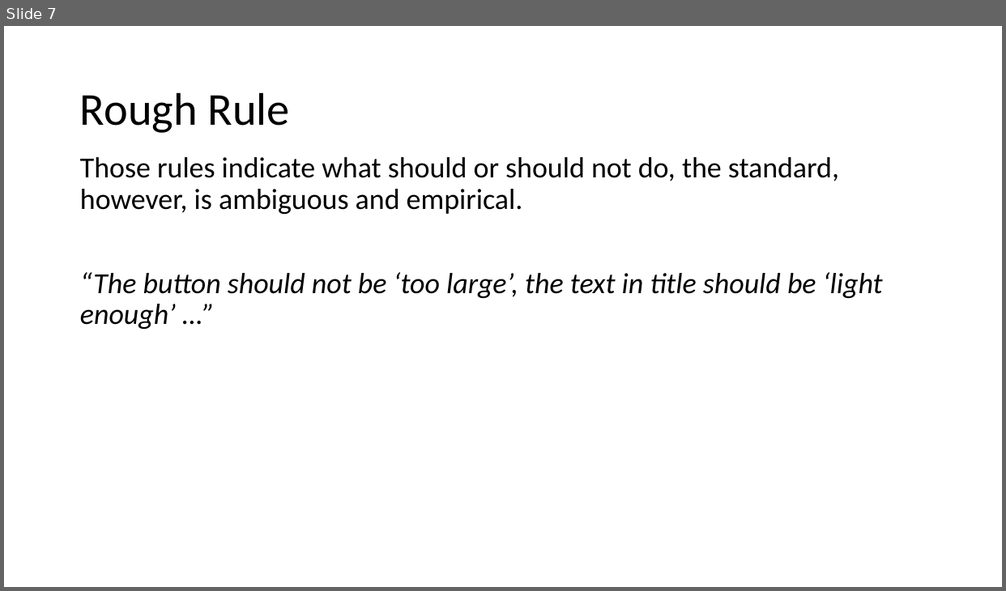
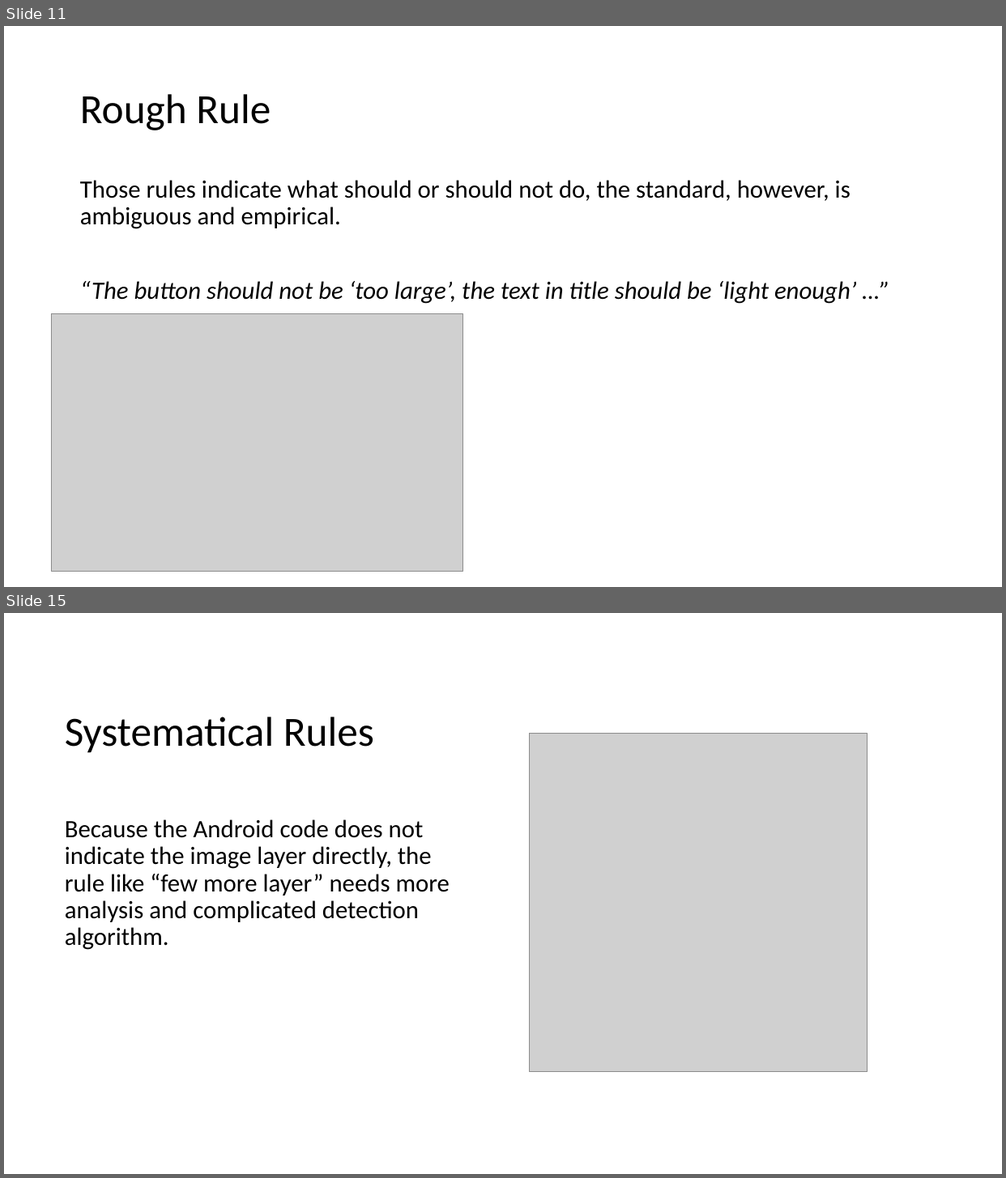
Before and after one commit to MulongXie/AppRuleCheck-Android, a slide deck: doc/week2.pptx. Shown one above the other, each under a label of ours: slide 7 before the commit, slides 11 and 15 after it; the slides between them are not shown. The pictures are 1006x591 and 1006x1178 pixels, drawn with LibreOffice and Linux fonts; fonts in the diff are those of the drawing; grey boxes stand for pictures. Boxes give left, top, right and bottom in pixels: in the first picture for what was removed or moved away, otherwise in the second. Text is boxed around its words. In the diff, an @@ line names an element or a change of style, - is before the commit and + after.

```diff
--- a/doc/week2.pptx
+++ b/doc/week2.pptx
@@ slide 15 added at [4,613,1002,1174], background #FFFFFF @@
@@ title added at [65,717,374,753], 40 pt, text #000000 @@
+Systematical Rules
@@ picture added at [530,733,867,1072] @@
@@ text added at [65,820,450,950], 24 pt, text #000000 @@
+Because the Android code does not indicate the image layer directly, the rule like “few more layer” needs more analysis and complicated detection algorithm.
@@ what was slide 7 is now slide 11 @@
@@ slide 11 changed as well @@
@@ title "Rough Rule" at [80,94,270,130]: size 44 to 40 pt @@
@@ text "Those rules indicate what should ...": place and size @@
-text "Those rules indicate what should ..." at [80,157,883,329]
+text "Those rules indicate what should ..." at [80,180,857,304]
@@ text "Those rules indicate what should ..." at [80,180,857,304]: size 28 to 24 pt @@
@@ picture added at [51,314,463,571] @@
```
Also in this commit, not shown: 5 other slides changed, 7 other slides added, 3 other files.
